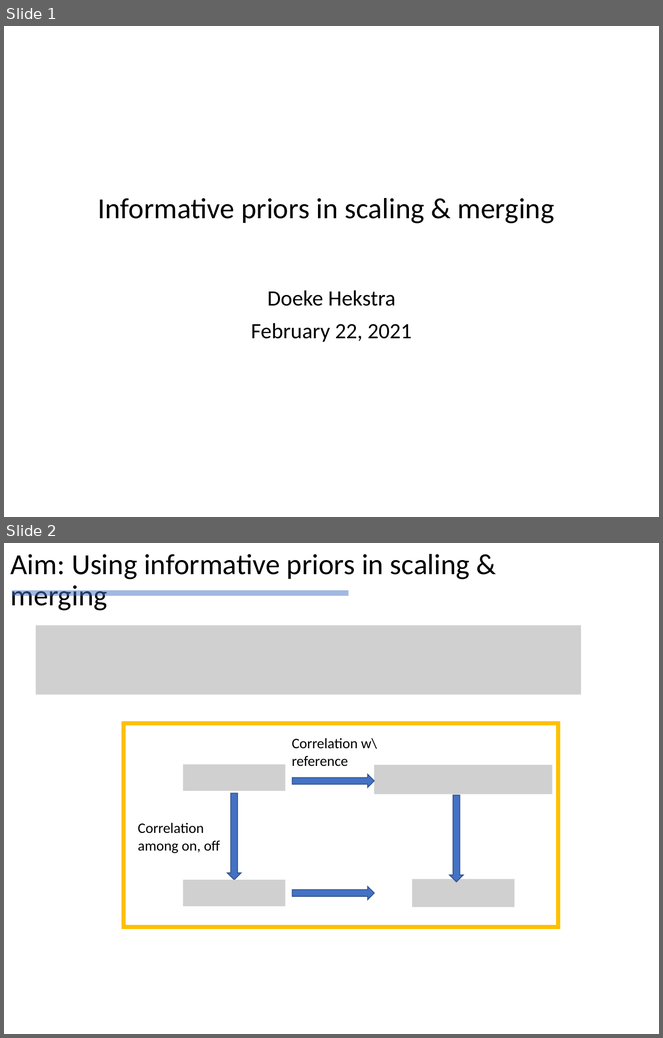
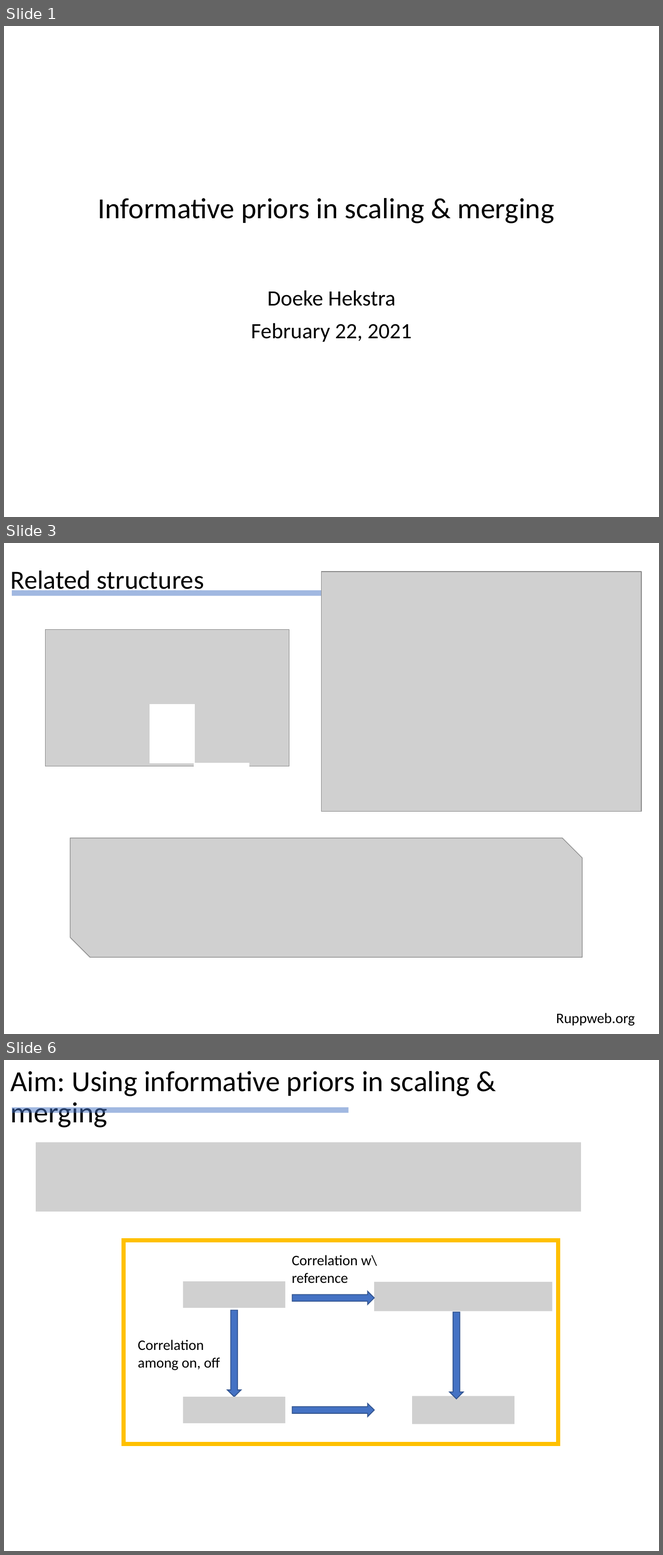
Before and after one commit to Hekstra-Lab/dw, a slide deck: Summary_of_findings_DH_20210218.pptx. Shown one above the other, each under a label of ours: slides 1 and 2 before the commit, slides 1, 3 and 6 after it; the slides between them are not shown. The pictures are 663x1038 and 663x1555 pixels, drawn with LibreOffice and Linux fonts; fonts in the diff are those of the drawing; grey boxes stand for pictures. Boxes give left, top, right and bottom in pixels: in the first picture for what was removed or moved away, otherwise in the second. Text is boxed around its words. In the diff, an @@ line names an element or a change of style, - is before the commit and + after.

```diff
--- a/Summary_of_findings_DH_20210218.pptx
+++ b/Summary_of_findings_DH_20210218.pptx
@@ slide 3 added at [4, 543, 659, 1034], background #FFFFFF @@
@@ title added at [11, 571, 204, 595], 28.8 pt, text #000000 @@
+Related structures
@@ picture added at [322, 572, 642, 812] @@
@@ line added from (12, 593) to (349, 593), #4472C4 6 pt @@
@@ picture added at [45, 629, 289, 767] @@
@@ rectangle added at [150, 705, 195, 764], fill #FFFFFF, outline #FFFFFF 1 pt @@
@@ rectangle added at [194, 763, 249, 820], fill #FFFFFF, outline #FFFFFF 1 pt @@
@@ picture added at [70, 838, 583, 958] @@
@@ text added at [556, 1013, 635, 1026], 16 pt, text #000000 @@
+Ruppweb.org
@@ what was slide 2 is now slide 6 @@
```
Also in this commit, not shown: 3 slides changed, 11 other slides added, 1 slide removed, 16 other files.
